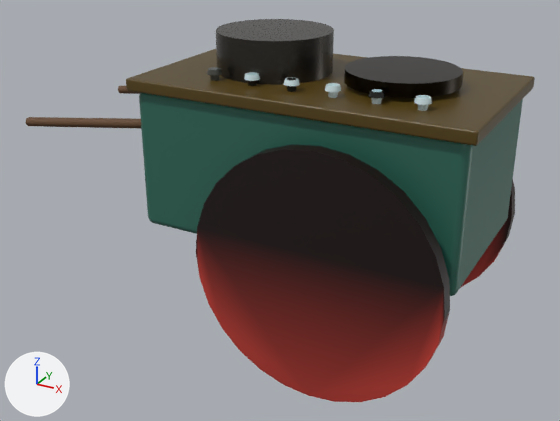
The glTF model public/yw9-lick/barrow.glb: old version first, new version second.
Both versions are drawn from a camera (50 mm lens) standing at (1.51, -3.24, 2.24) and looking at (-0.27, -0.01, 0.62). Lighting does not change. The marker at lower left points along +X, +Y and +Z. The older version comes first. Vertices at exactly the same position are counted once.

Names of what the first picture shows: 'barrow.brass.3', 'barrow.glass.6', 'barrow.metal.2', 'barrow.paint.0', 'barrow.paint.1', 'barrow.paint.4', 'barrow.plank.5' and 1 more.
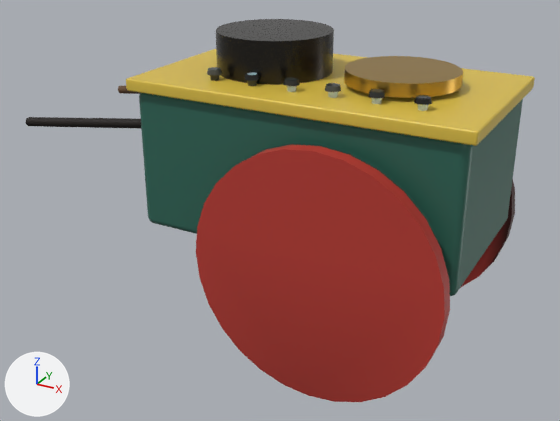
Location of each change, [x1, y1, x2, y2] in pixels of the pictures (560 x 421 px):
part 1 of me_bar_trim_001, recoloured (lighter): [126, 49, 535, 146] in both
part 2 of me_bar_lid_001, recoloured (lighter): [344, 56, 463, 98] in both
part 3 of me_bar_wheel_1_001, recoloured (lighter): [196, 145, 450, 376] in both
part 4 of me_bar_wheel_1_001, recoloured: [197, 228, 450, 362] in both
part 5 of me_bar_wheel_1_001, recoloured: [197, 227, 500, 377] in both
part 6 of me_bar_handle_1, recoloured (darker): [26, 117, 141, 129] in both
part 7 of me_bar_g0_foot_001, recoloured (white to dark grey): [283, 78, 341, 92] in both
part 8 of me_bar_g0_foot_001, recoloured: [328, 92, 429, 111] in both
part 9 of me_bar_g0_foot_001, recoloured: [247, 80, 385, 98] in both
part 10 of me_bar_g0_foot_001, recoloured: [244, 72, 432, 105] in both
part 11 of me_bar_g0_foot_001, recoloured: [207, 67, 222, 81] in both
part 12 of me_bar_g0_foot_001, recoloured: [286, 86, 297, 92] in both

The change in detail:
me_bar_trim_001 has 56 vertices, 108 faces and spans x -0.83..0.83, y -0.48..0.48, z 1.29..1.35.
me_bar_trim_001 is used by ob_barrow_paint_1; location (0.0, 0.0, 0.0).
me_bar_trim_001 part 1: 108 faces centred in x -0.83..0.83, y -0.48..0.48, z 1.29..1.35 are repainted in the vertex colours; the middle colour goes from dark grey #5e5750 to white #f5f6f8.
me_bar_lid_001 has 48 vertices, 92 faces and spans x 0.09..0.61, y -0.26..0.26, z 1.37..1.43.
me_bar_lid_001 is used by ob_barrow_brass_3; location (0.0, 0.0, 0.0).
me_bar_lid_001 part 2: 92 faces centred in x 0.093..0.607, y -0.257..0.257, z 1.37..1.43 are repainted in the vertex colours; the middle colour goes from black #272421 to white #f8f9fa.
me_bar_wheel_1_001 has 112 vertices, 216 faces and spans x -0.4..0.8, y -0.585..0.585, z 0.0..1.2.
me_bar_wheel_1_001 is used by ob_barrow_paint_4; location (0.0, 0.0, 0.0).
me_bar_wheel_1_001 part 3: 58 faces centred in x -0.395..0.795, y -0.585..-0.515, z 0.489..1.195 are repainted in the vertex colours; the middle colour goes from black #201d1a to white #f2f4f5.
me_bar_wheel_1_001 part 4: 43 faces centred in x -0.39..0.79, y -0.585..0.585, z 0.045..0.511 are repainted in the vertex colours; the middle colour goes from white #f3f3f3 to white #ecedef.
me_bar_wheel_1_001 part 5: 47 faces centred in x -0.332..0.732, y -0.585..0.585, z 0.005..0.405 are repainted in the vertex colours; the middle colour goes from light grey #dfdfde to light grey #d6d7d9.
me_bar_handle_1 has 36 vertices, 60 faces and spans x -1.603..-0.674, y -0.405..0.405, z 0.0..1.121.
me_bar_handle_1 is used by ob_barrow_plank_5; location (0.0, 0.0, 0.0).
me_bar_handle_1 part 6: 20 faces centred in x -1.602..-0.799, y -0.391..-0.339, z 0.986..1.114 are repainted in the vertex colours; the middle colour goes from white #f4f5f7 to dark grey #423d38.
me_bar_g0_foot_001 has 1008 vertices, 1944 faces and spans x -0.486..0.586, y -0.336..-0.264, z 1.33..1.401.
me_bar_g0_foot_001 is used by ob_barrow_glass_6; location (0.0, 0.0, 0.0).
me_bar_g0_foot_001 part 7: 464 faces centred in x -0.086..0.581, y -0.336..-0.264, z 1.33..1.401 are repainted in the vertex colours; the middle colour goes from white #fbfbfc to dark grey #46423c.
me_bar_g0_foot_001 part 8: 384 faces centred in x 0.127..0.573, y -0.331..-0.269, z 1.33..1.38 are repainted in the vertex colours; the middle colour goes from white #f8f9fa to white #fcfdfd.
me_bar_g0_foot_001 part 9: 324 faces centred in x -0.273..0.386, y -0.336..-0.264, z 1.33..1.401 are repainted in the vertex colours; the middle colour goes from black #1a1715 to dark grey #4d4842.
me_bar_g0_foot_001 part 10: 248 faces centred in x -0.286..0.586, y -0.336..-0.264, z 1.379..1.401 are repainted in the vertex colours; the middle colour goes from white #f6f7f8 to black #221f1c.
me_bar_g0_foot_001 part 11: 216 faces centred in x -0.486..-0.414, y -0.336..-0.264, z 1.34..1.401 are repainted in the vertex colours; the middle colour goes from dark grey #544e48 to dark grey #5a534c.
me_bar_g0_foot_001 part 12: 308 faces centred in x -0.481..-0.027, y -0.331..-0.269, z 1.33..1.38 are repainted in the vertex colours; the middle colour goes from black #272420 to white #f5f6f7.
